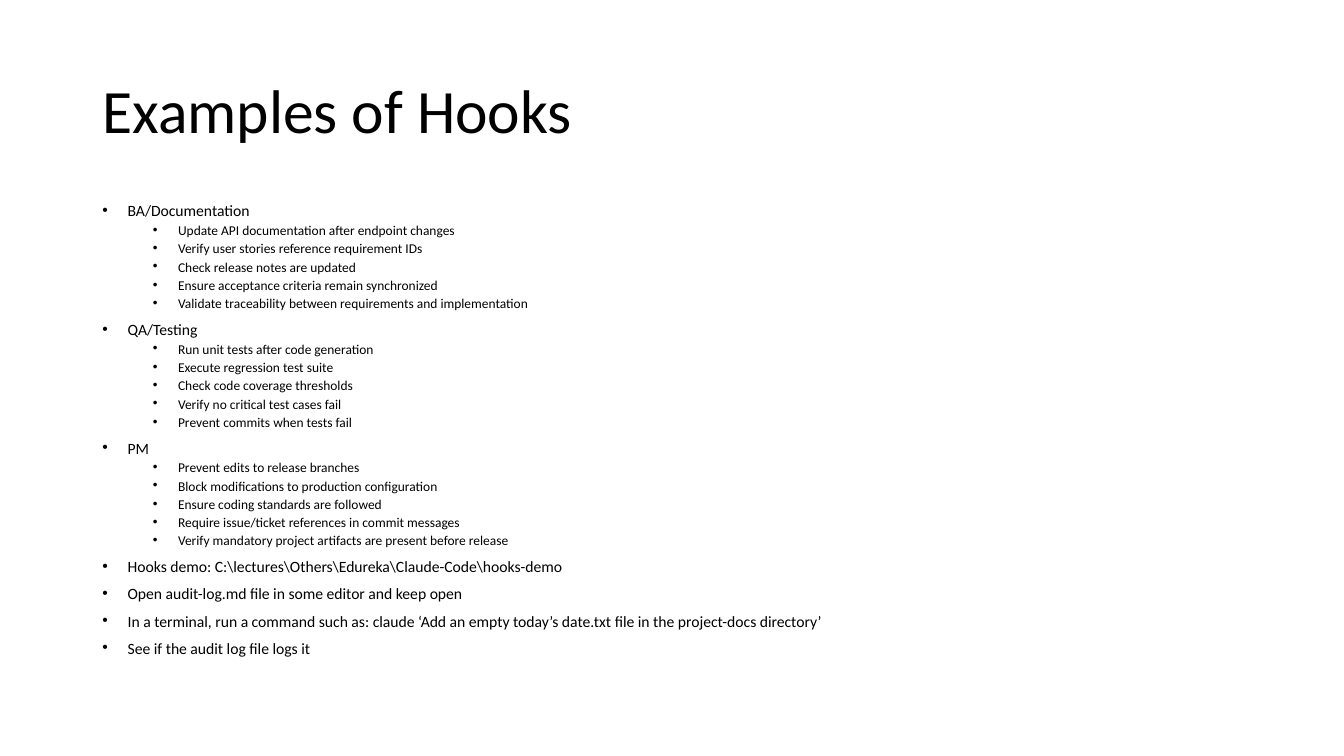
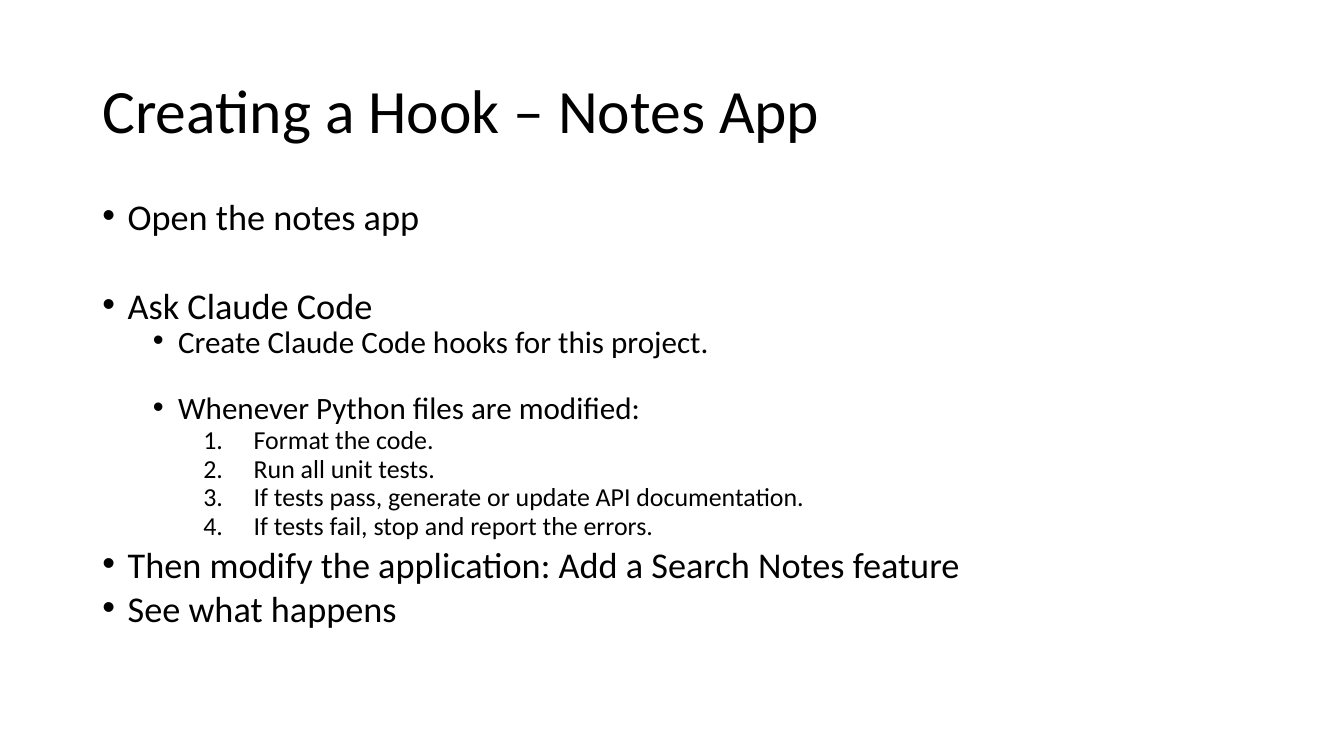
Before and after one commit to atulkahatecdac/claude-code, a slide deck: slide 106 of Claude Code.pptx (slide 133 before the commit). Drawn at 1344x756 pixels with LibreOffice and Linux fonts; fonts in the diff are those of the drawing. Boxes give left, top, right and bottom in pixels: in the first picture for what was removed or moved away, otherwise in the second. Text is boxed around its words. In the diff, an @@ line names an element or a change of style, - is before the commit and + after.

```diff
--- a/Claude Code.pptx
+++ b/Claude Code.pptx
@@ title at bbox=[102, 90, 819, 144]: text changed @@
-Examples of Hooks
+Creating a Hook – Notes App
@@ text at bbox=[128, 204, 960, 628]: text changed; size 9.6 to 18.5 pt @@
-• BA/Documentation
-  • Update API documentation after endpoint changes
-  • Verify user stories reference requirement IDs
-  • Check release notes are updated
-  • Ensure acceptance criteria remain synchronized
-  • Validate traceability between requirements and implementation
-• QA/Testing
-  • Run unit tests after code generation
-  • Execute regression test suite
-  • Check code coverage thresholds
-  • Verify no critical test cases fail
-  • Prevent commits when tests fail
-• PM
-  • Prevent edits to release branches
-  • Block modifications to production configuration
-  • Ensure coding standards are followed
-  • Require issue/ticket references in commit messages
-  • Verify mandatory project artifacts are present before release
-• Hooks demo: C:\lectures\Others\Edureka\Claude-Code\hooks-demo
-• Open audit-log.md file in some editor and keep open
-• In a terminal, run a command such as: claude ‘Add an empty today’s date.txt file in the project-docs directory’
-• See if the audit log file logs it
+• Open the notes app
+• Ask Claude Code
+  • Create Claude Code hooks for this project.
+  • Whenever Python files are modified:
+    1. Format the code.
+    2. Run all unit tests.
+    3. If tests pass, generate or update API documentation.
+    4. If tests fail, stop and report the errors.
+• Then modify the application: Add a Search Notes feature
+• See what happens
```
Also in this commit, not shown: 30 other slides changed, 87 slides added, 180 slides removed.
